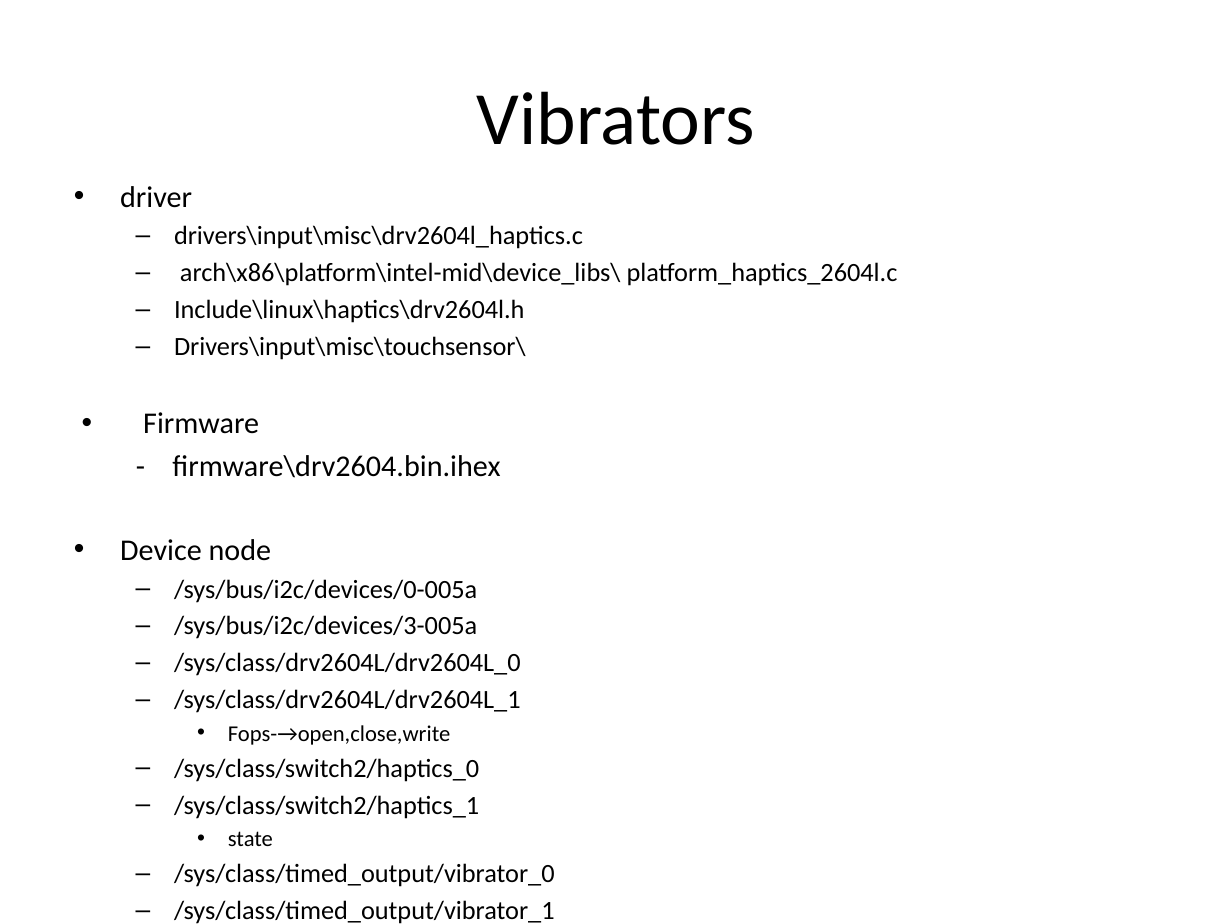
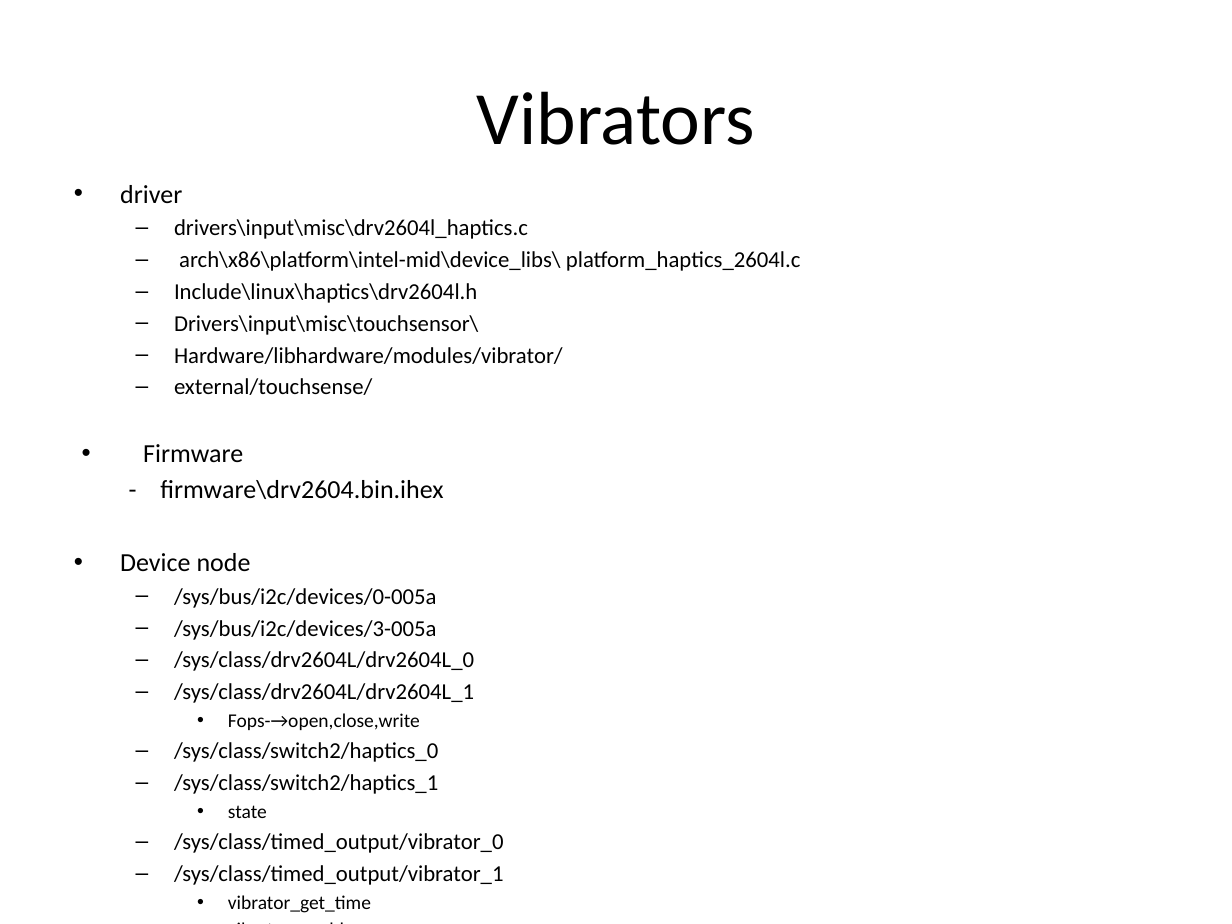
Before and after one commit to mazelinux/LENOVO, a slide deck: slide 13 of doc/Yeti_device_driver_list.pptx (slide 12 before the commit). Drawn at 1232x924 pixels with LibreOffice and Linux fonts; fonts in the diff are those of the drawing. Boxes give left, top, right and bottom in pixels: in the first picture for what was removed or moved away, otherwise in the second. Text is boxed around its words. In the diff, an @@ line names an element or a change of style, - is before the commit and + after.

Commit message:
add inputsubsys

```diff
--- a/doc/Yeti_device_driver_list.pptx
+++ b/doc/Yeti_device_driver_list.pptx
@@ text at <box>120,185,801,913</box>: size 17.6 to 15.2 pt in "driver", "Firmware", "- firmware\drv2604.bin.ihex", "Device node"; size 15.4 to 13.3 pt in "drivers\input\misc\drv2604l_haptics.c", "arch\x86\platform\intel-mid\device_libs\ platform_haptics_26 ...", "Include\linux\haptics\drv2604l.h", "Drivers\input\misc\touchsensor\" and 8 more places; size 13.2 to 11.4 pt in "Fops-→open,close,write", "state", "vibrator_get_time", "vibrator_enable" @@
@@ text at <box>174,347,563,395</box>: paragraphs added @@
+  – Hardware/libhardware/modules/vibrator/
+  – external/touchsense/
```
Also in this commit, not shown: 8 other slides changed, 2 slides added, 1 other file.
